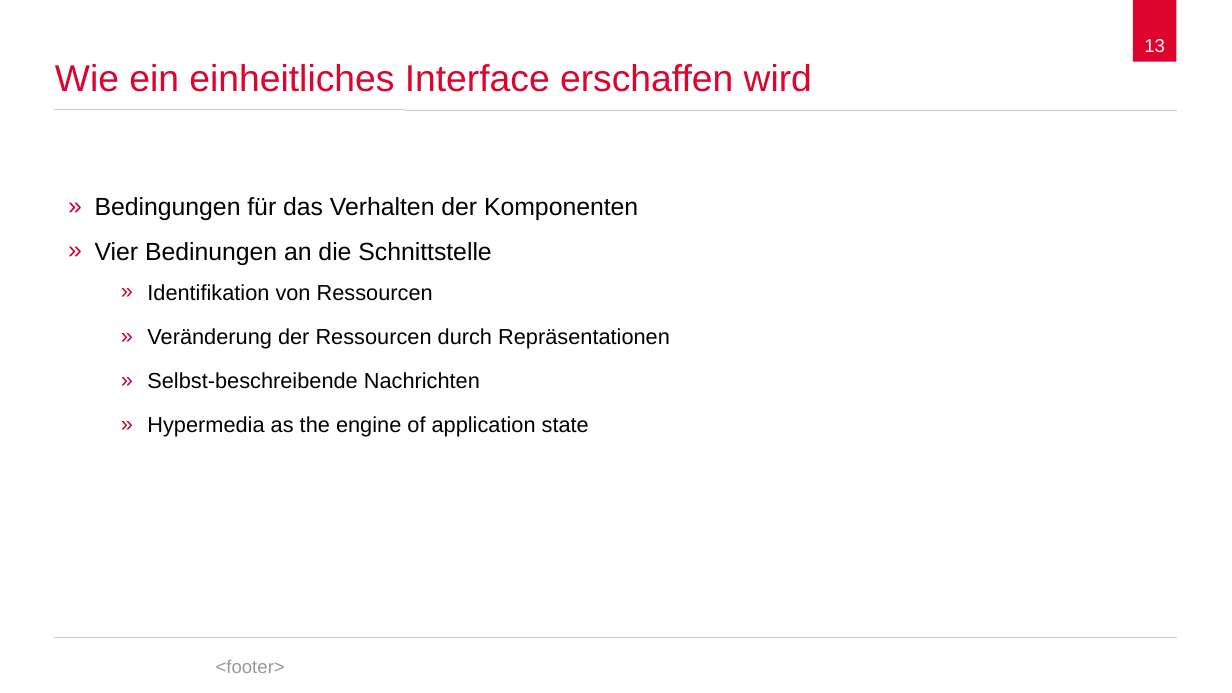
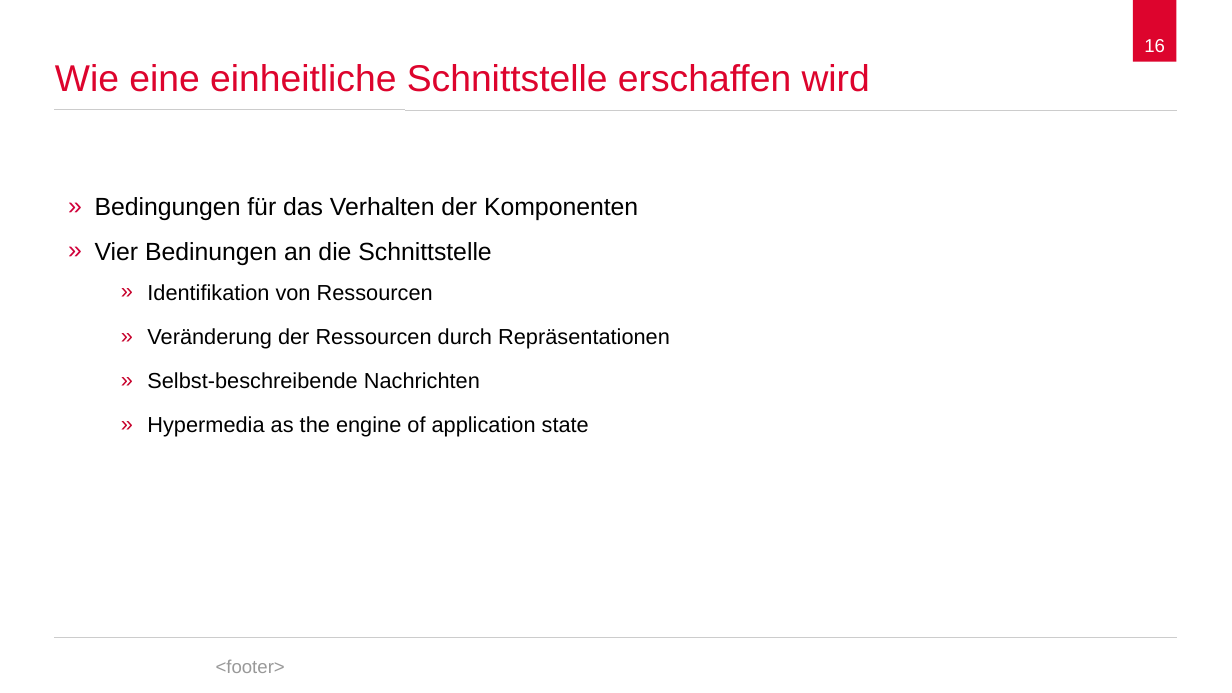
Before and after one commit to spaceone/presentations, a slide deck: slide 16 of representational-state-transfer/representational-state-transfer.odp (slide 13 before the commit). Drawn at 1232x693 pixels with LibreOffice and Linux fonts; fonts in the diff are those of the drawing; background and template pictures are left out. Boxes give left, top, right and bottom in pixels: in the first picture for what was removed or moved away, otherwise in the second. Text is boxed around its words. In the diff, an @@ line names an element or a change of style, - is before the commit and + after.

```diff
--- a/representational-state-transfer/representational-state-transfer.odp
+++ b/representational-state-transfer/representational-state-transfer.odp
@@ page number at (x1=1144, y1=39, x2=1165, y2=52): text changed @@
-13
+16
@@ title at (x1=55, y1=64, x2=870, y2=92): text changed @@
-Wie ein einheitliches Interface erschaffen wird
+Wie eine einheitliche Schnittstelle erschaffen wird
```
Also in this commit, not shown: 12 other slides changed, 10 slides added, 1 slide removed.
